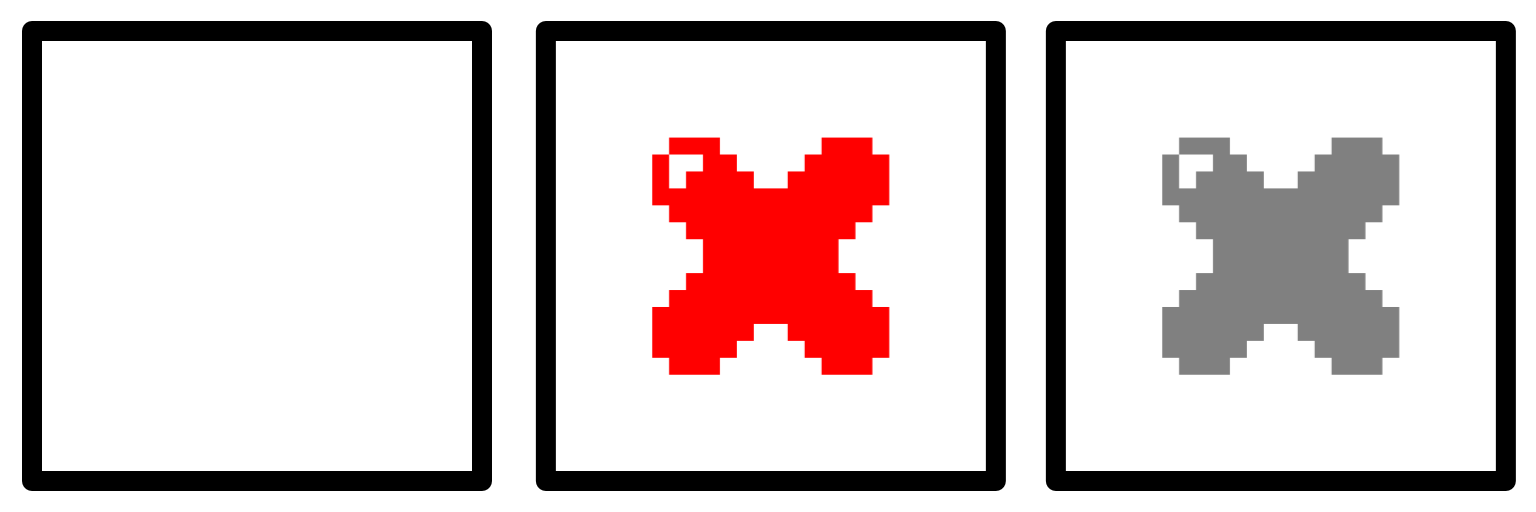
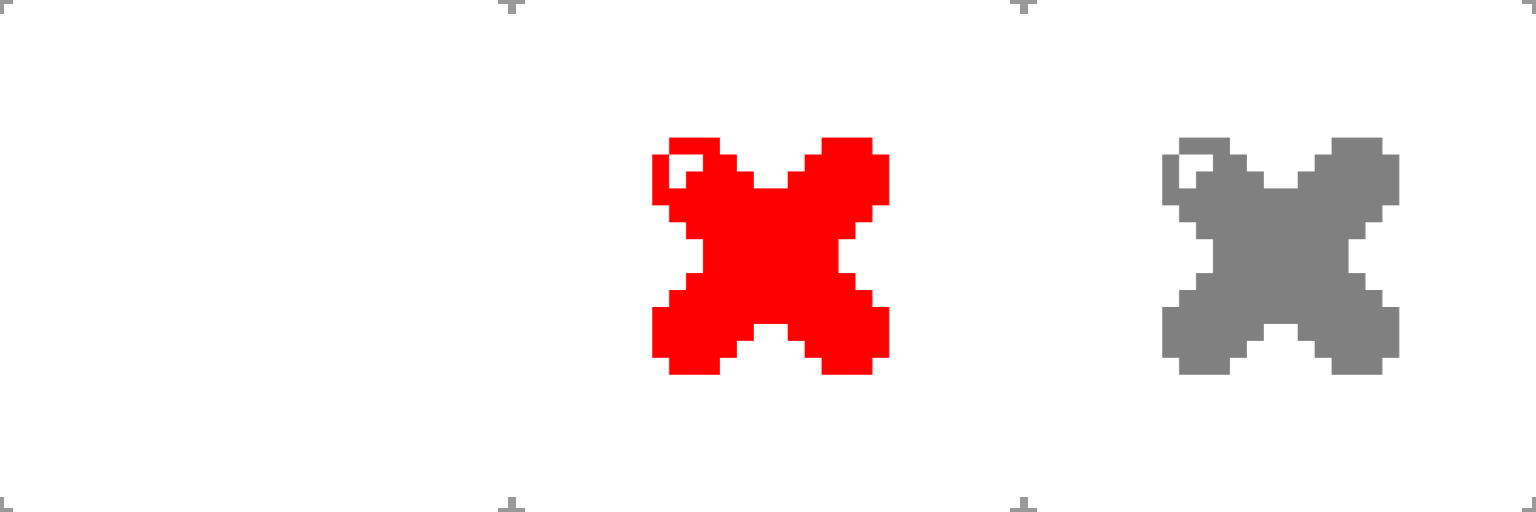
Layered file, before and after one edit (1536x512). Changes by layer:
added layer (unnamed layer) (3rd of 12) (40%) over 1024, 0, 1536, 512
added layer (unnamed layer) (4th of 12) (40%) over 512, 0, 1024, 512
added layer (unnamed layer) (5th of 12) (40%) over 0, 0, 512, 512
added layer (unnamed layer) (6th of 12) over 1024, 0, 1536, 512
showed (unnamed layer) (7th of 12), painted on it, masked it over 512, 0, 1024, 512
(unnamed layer) (8th of 12): opacity 50% → 100%, painted on it, masked it over 0, 0, 1400, 512
